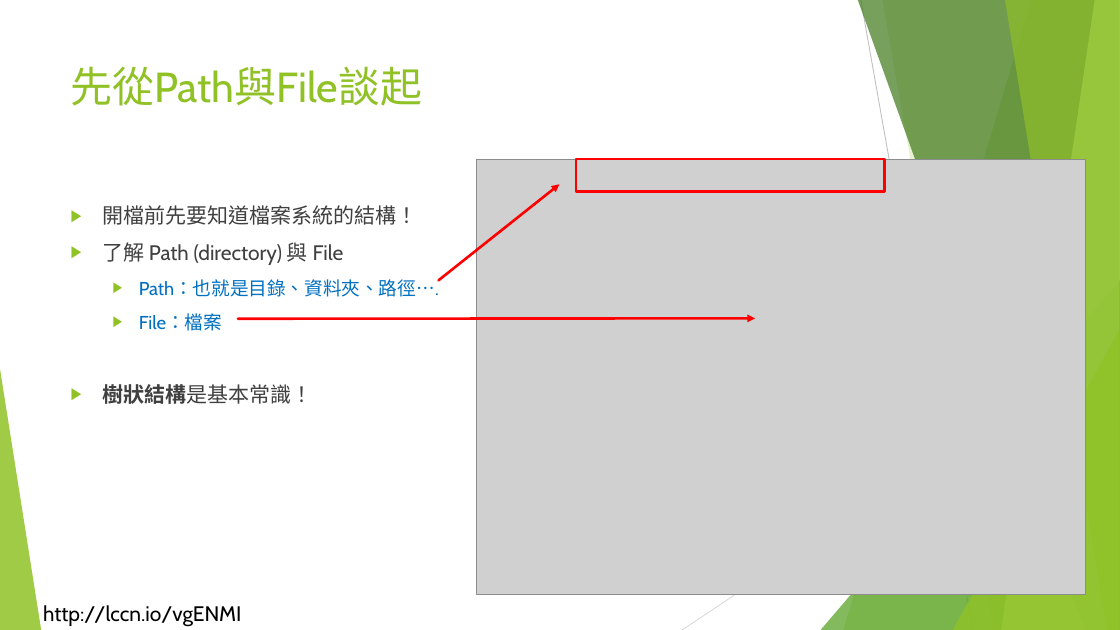
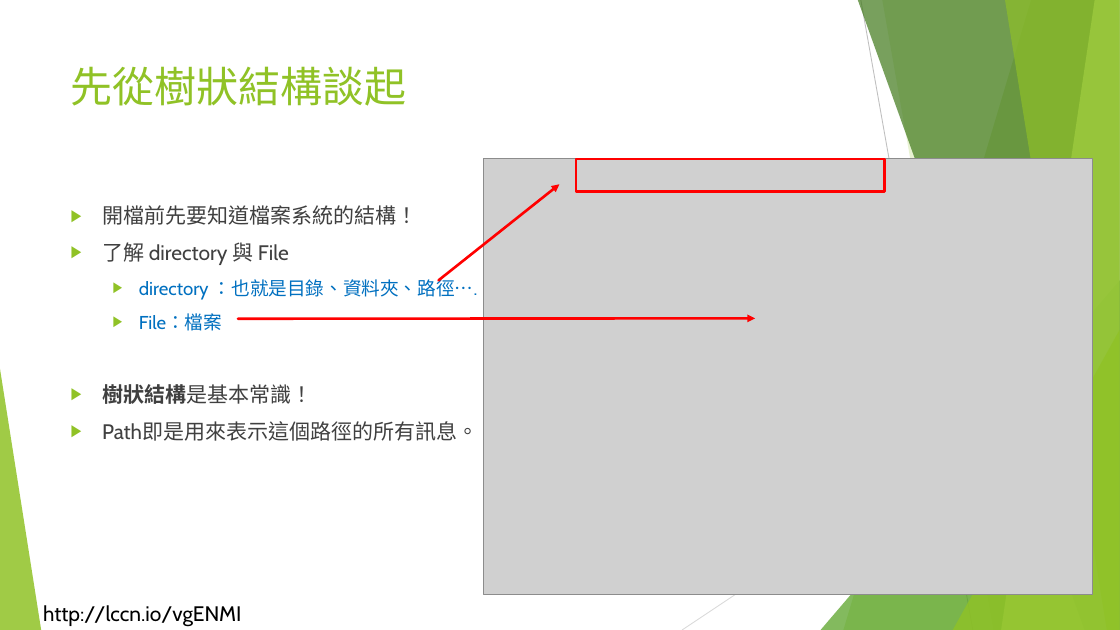
Before and after one commit to liulawsi/My_PPTs, a slide deck: slide 8 of LCC/Java/11_Nio2概要.pptx (slide 3 before the commit). Drawn at 1120x630 pixels with LibreOffice and Linux fonts; fonts in the diff are those of the drawing; grey boxes stand for pictures; background and template pictures are left out. Boxes give left, top, right and bottom in pixels: in the first picture for what was removed or moved away, otherwise in the second. Text is boxed around its words. In the diff, an @@ line names an element or a change of style, - is before the commit and + after.

```diff
--- a/LCC/Java/11_Nio2概要.pptx
+++ b/LCC/Java/11_Nio2概要.pptx
@@ title at <box>71,66,407,106</box>: text changed @@
-先從Path與File談起
+先從樹狀結構談起
@@ picture: place and size @@
-picture at <box>476,159,1086,594</box>
+picture at <box>483,159,1092,594</box>
@@ text at <box>102,242,477,300</box>: text changed; size 18 to 16 pt; text colour #404040 to #0070C0 @@
-▶ 了解 Path (directory) 與 File
-  ▶ Path：也就是目錄、資料夾、路徑….
+▶ 了解 directory 與 File
+  ▶ directory ：也就是目錄、資料夾、路徑….
@@ text at <box>102,421,478,441</box>: paragraph added @@
+▶ Path即是用來表示這個路徑的所有訊息。
```
Also in this commit, not shown: 1 other slide changed, 16 slides added, 2 slides removed, 2 other files.
